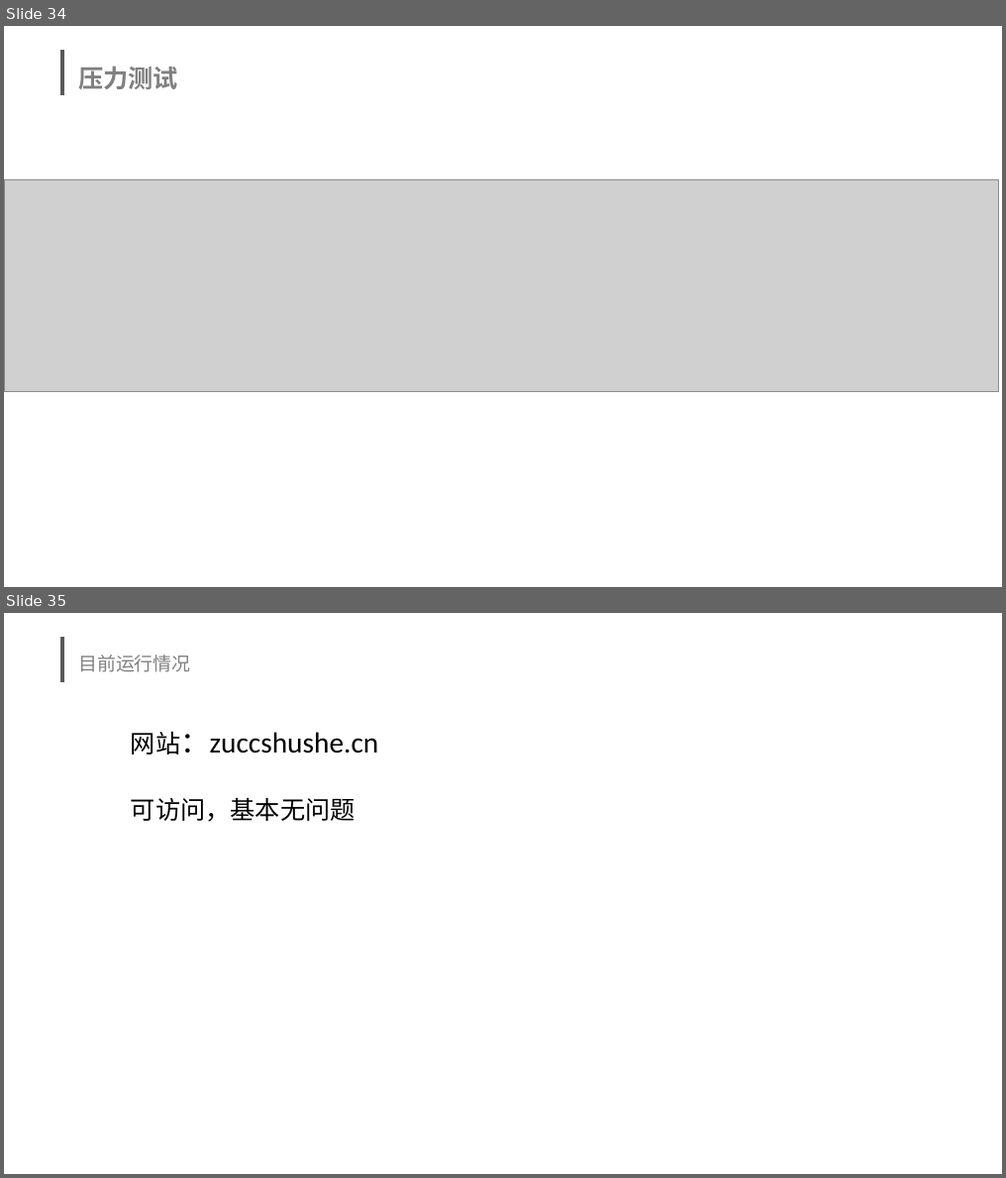
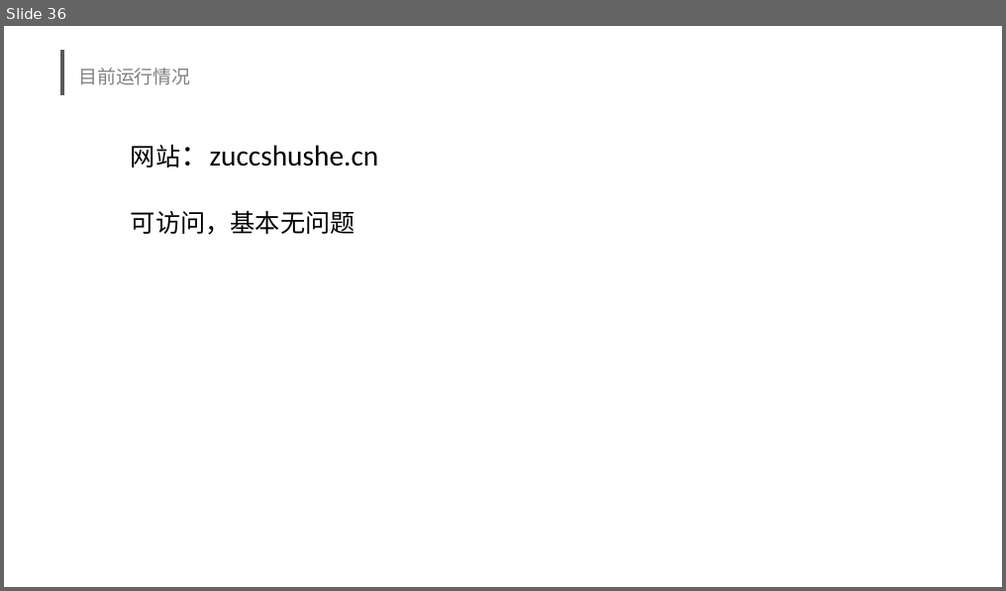
Before and after one commit to se2019springg17/-, a slide deck: G17小组书社项目总评报告.pptx. Shown one above the other, each under a label of ours: slides 34 and 35 before the commit, slide 36 after it. The pictures are 1006x1178 and 1006x591 pixels, drawn with LibreOffice and Linux fonts; fonts in the diff are those of the drawing; grey boxes stand for pictures; background and template pictures are left out. Boxes give left, top, right and bottom in pixels: in the first picture for what was removed or moved away, otherwise in the second. Text is boxed around its words. In the diff, an @@ line names an element or a change of style, - is before the commit and + after.

```diff
--- a/G17小组书社项目总评报告.pptx
+++ b/G17小组书社项目总评报告.pptx
@@ slide 34 removed at bbox=[4, 26, 1002, 587], background picture (left out); not listed: 1 template element that a slide beside it also shows @@
@@ title removed at bbox=[78, 66, 178, 89] @@
-压力测试
@@ picture removed at bbox=[4, 179, 999, 391] @@
@@ what was slide 35 is now slide 36 @@
```
Also in this commit, not shown: 3 slides changed, 2 slides added.
